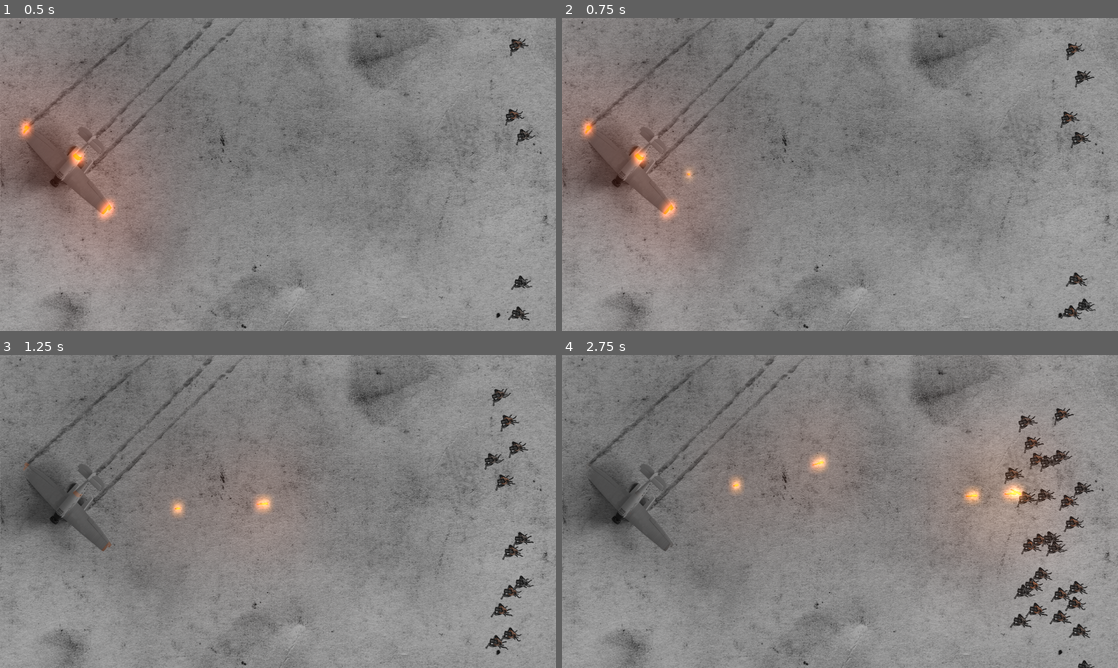
Above: before the commit, frames 1-4 (two rows, left to right).
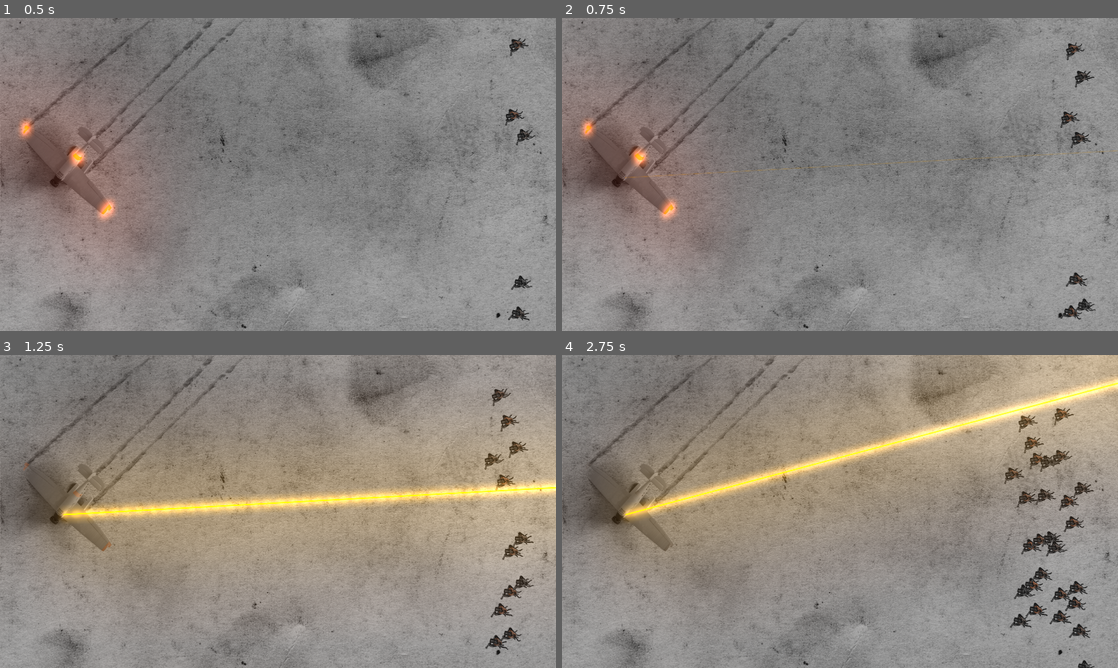
Above: after the commit, the same moments.

Repository: YuriNikolai/StrangeWinds
Game: Godot game, scene res://scenes/Level0.tscn
The game is run twice, just before and just after one commit, with the same random seed, the same clock (stepped at 60 frames per second) and the same inputs.
Inputs (mouse positions are in pixels of both pictures, inside the frame that each line leads up to):
- Up to frame 1 (0.5 s): no input
- Up to frame 2 (0.75 s): move the mouse to (962, 158) at 0.52 s; press the mouse at (962, 158) at 0.53 s
- Up to frame 3 (1.25 s): no input
- Up to frame 4 (2.75 s): move the mouse to (728, 527) at 1.27 s; release the mouse at (728, 527) at 1.28 s; click (728, 527) at 1.35 s; move the mouse to (895, 442) at 2.02 s; press the mouse at (895, 442) at 2.03 s

Frame 1 is identical in both runs. In frame 2, less than 0.1% of the frame differs, in the area x 11-100%, y 42-52%; in frame 3, 37%, in the area x 7-100%, y 19-72%; in frame 4, 32%.

Commit message:
cursor change logic

Diff:
--- a/scenes/Level0.tscn
+++ b/scenes/Level0.tscn
@@ -90,6 +90,7 @@
 script = ExtResource( 8 )
 rof = 3.0
 damage = 1.0
+is_hitscan = true
 muzzle_vel = 1300
 penetrates = true
 max_pen = 3
--- a/scripts/Cursor.gd
+++ b/scripts/Cursor.gd
@@ -1,12 +1,22 @@
 extends Node
 
 
-# Load the custom images for the mouse cursor.
+# Load the custom images for the mouse cursor
 var flare = load("res://gfx/gui/cursor_flare.png")
 var laser = load("res://gfx/gui/cursor_laser.png")
+onready var weapon = get_parent().get_node("Weapon")
 
 func _ready():
+
+	Input.set_default_cursor_shape(Input.CURSOR_ARROW) # might not be necessary; confirms the default
 
 	Input.set_custom_mouse_cursor(flare, Input.CURSOR_ARROW, Vector2 (12,12))
 
 	Input.set_custom_mouse_cursor(laser, Input.CURSOR_CROSS, Vector2 (12,12))
+
+func _process(_delta):
+
+	if weapon.is_hitscan == false: # circle (arrow) for flare, cross for rifle
+		Input.set_default_cursor_shape(Input.CURSOR_ARROW)
+	else:
+		Input.set_default_cursor_shape(Input.CURSOR_CROSS)
--- a/scripts/Flare.gd
+++ b/scripts/Flare.gd
@@ -2,9 +2,9 @@
 
 onready var _animated_sprite = $AnimatedSprite
 
-#Make anim start on a consistent frame. Keep it at 8 FPS on the editor
+
 func _ready():
-	_animated_sprite.frame = 0
+	_animated_sprite.frame = 0 #Makes anim start on a consistent frame
 
 func _on_LifeTimer_timeout():
 	queue_free()
